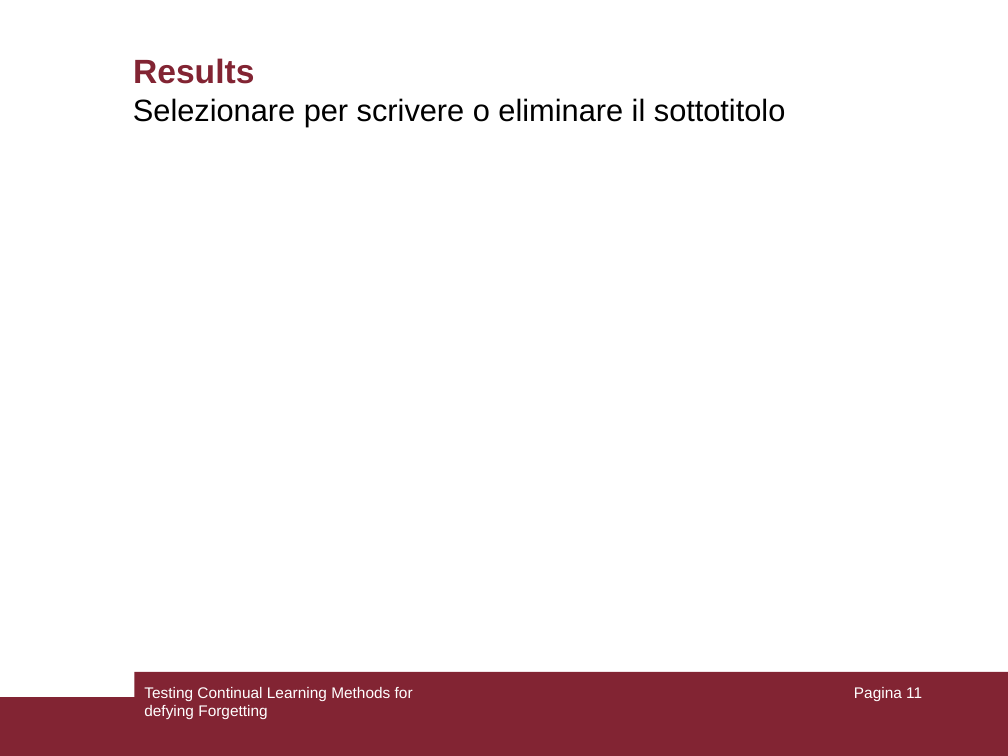
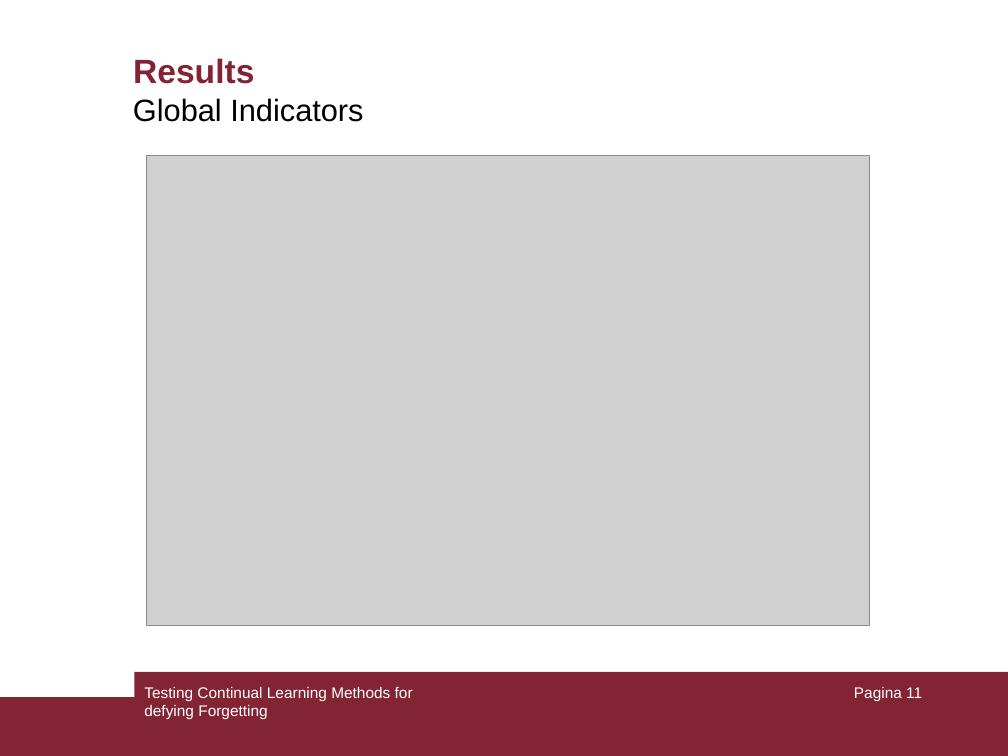
Before and after one commit to giacomotelloli/ContinualLearning, a slide deck: slide 11 of PresPrj.ppt. Drawn at 1008x756 pixels with LibreOffice and Linux fonts; fonts in the diff are those of the drawing; grey boxes stand for pictures. Boxes give left, top, right and bottom in pixels: in the first picture for what was removed or moved away, otherwise in the second. Text is boxed around its words. In the diff, an @@ line names an element or a change of style, - is before the commit and + after.

```diff
--- a/PresPrj.ppt
+++ b/PresPrj.ppt
@@ text at [133, 98, 363, 122]: text changed @@
-Selezionare per scrivere o eliminare il sottotitolo
+Global Indicators
@@ picture added at [147, 156, 869, 626] @@
```
Also in this commit, not shown: 2 slides added.
